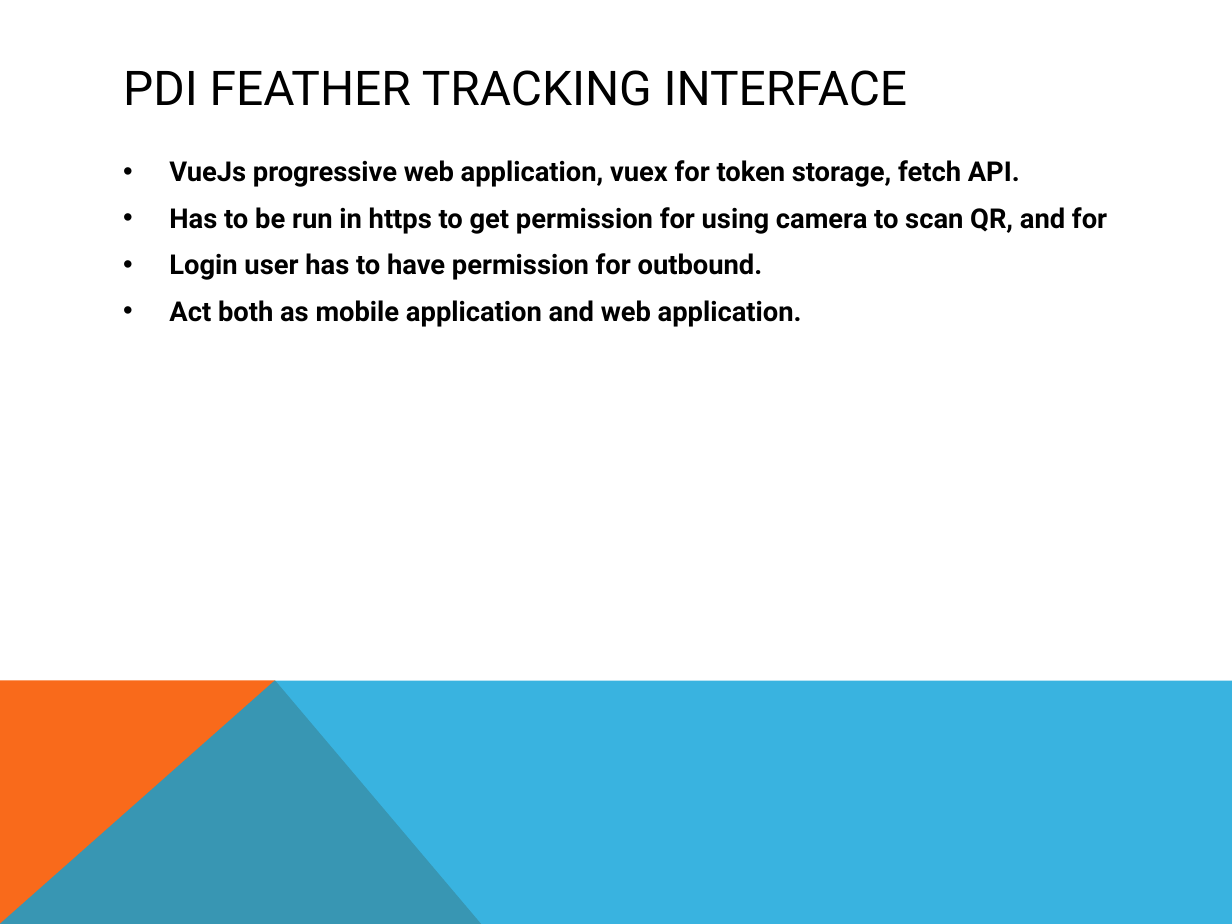
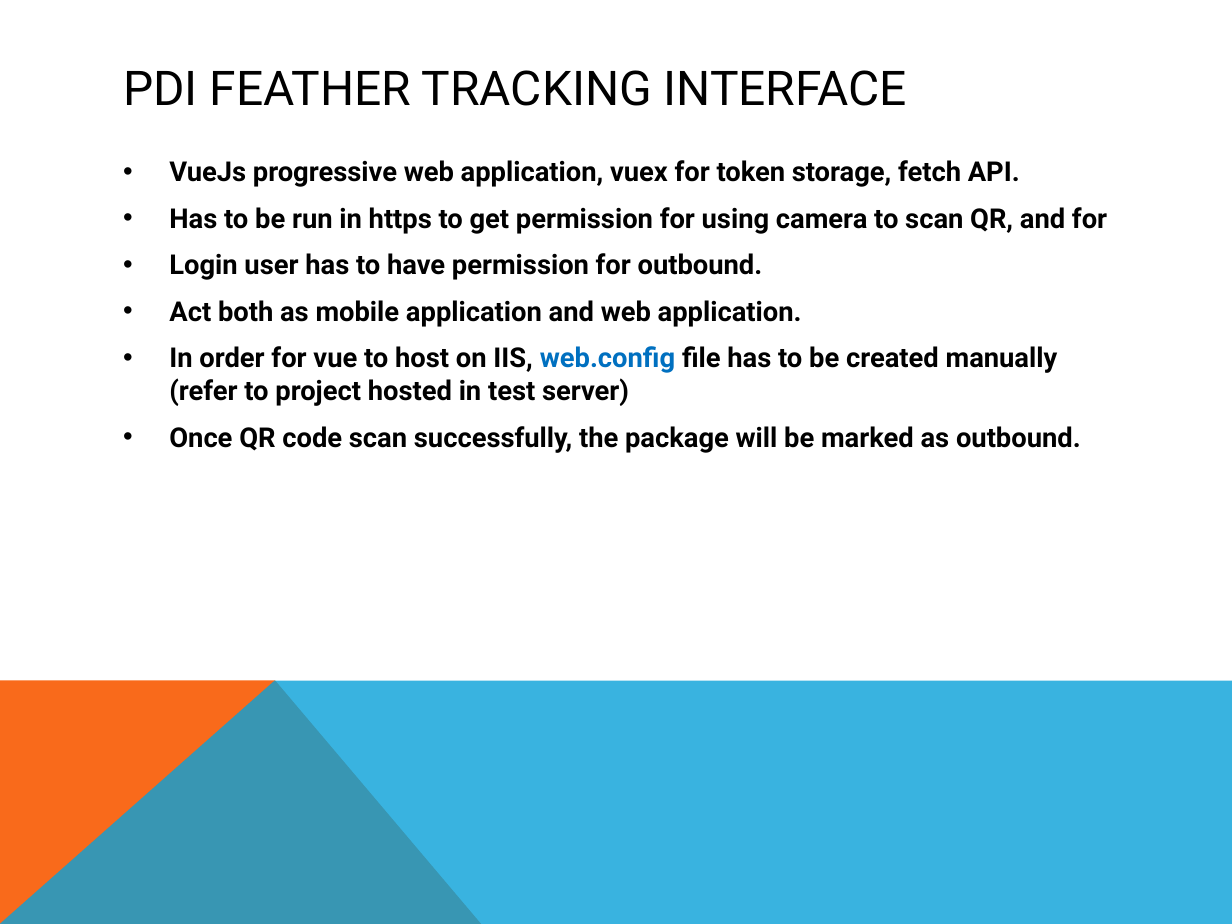
Before and after one commit to chiewx96/PDI_Project, a slide deck: slide 17 of PDI_Feather_Tracking_WPF/PDI_Feather_Tracking_WPF/PDI Feather tracking.pptx (slide 10 before the commit). Drawn at 1232x924 pixels with LibreOffice and Linux fonts; fonts in the diff are those of the drawing. Boxes give left, top, right and bottom in pixels: in the first picture for what was removed or moved away, otherwise in the second. Text is boxed around its words. In the diff, an @@ line names an element or a change of style, - is before the commit and + after.

```diff
--- a/PDI_Feather_Tracking_WPF/PDI_Feather_Tracking_WPF/PDI Feather tracking.pptx
+++ b/PDI_Feather_Tracking_WPF/PDI_Feather_Tracking_WPF/PDI Feather tracking.pptx
@@ text at [169, 346, 1081, 453]: paragraphs added @@
+• In order for vue to host on IIS, web.config file has to be created manually (refer to project hosted in test server)
+• Once QR code scan successfully, the package will be marked as outbound.
```
Also in this commit, not shown: 5 other slides changed, 8 slides added, 18 other files.
